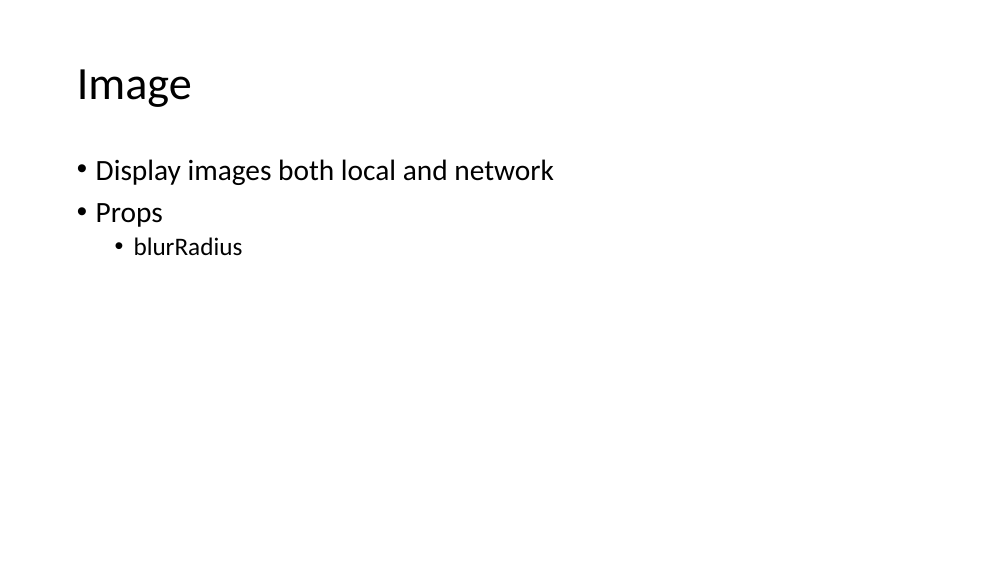
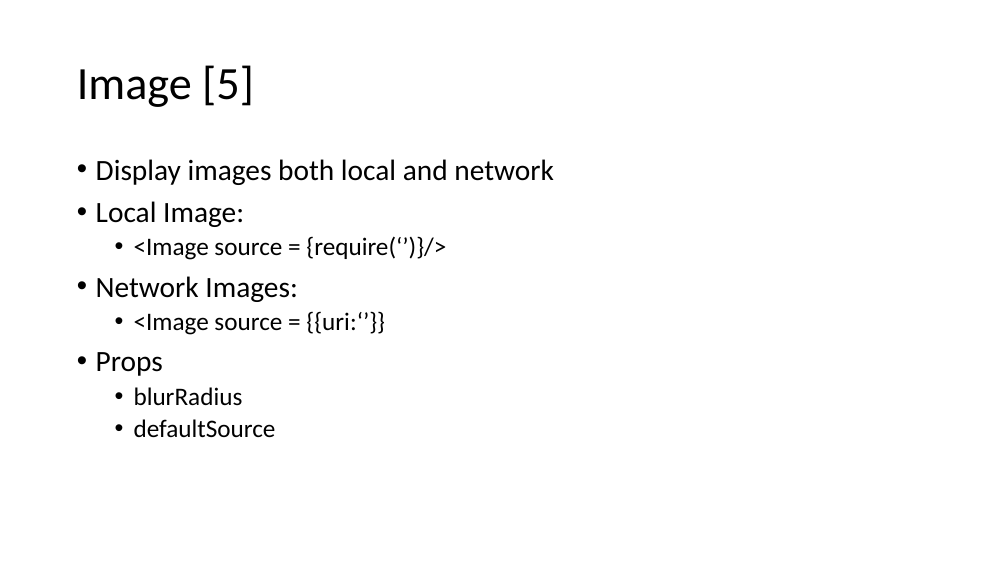
Before and after one commit to kamiuetian/MAD-FALL22, a slide deck: slide 16 of Slides/Lecture03.pptx (slide 11 before the commit). Drawn at 1008x567 pixels with LibreOffice and Linux fonts; fonts in the diff are those of the drawing. Boxes give left, top, right and bottom in pixels: in the first picture for what was removed or moved away, otherwise in the second. Text is boxed around its words. In the diff, an @@ line names an element or a change of style, - is before the commit and + after.

Commit message:
Lecture and Code

```diff
--- a/Slides/Lecture03.pptx
+++ b/Slides/Lecture03.pptx
@@ title at [77,65,254,107]: text changed @@
-Image
+Image [5]
@@ text at [96,201,446,335]: paragraphs added @@
+• Local Image:
+  • <Image source = {require(‘’)}/>
+• Network Images:
+  • <Image source = {{uri:‘’}}
@@ text at [134,419,276,437]: paragraph added @@
+  • defaultSource
```
Also in this commit, not shown: 5 other slides changed, 5 slides added, 7 other files.
